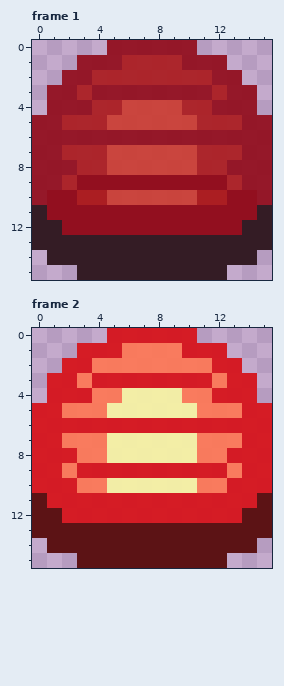
One commit to this pixel-art file: assets/sprites/ui/alarm.aseprite. Above: the version before the commit.
16x16 pixels, 2 frames. Shown: frame 1, frame 2.
The same view after the edit:
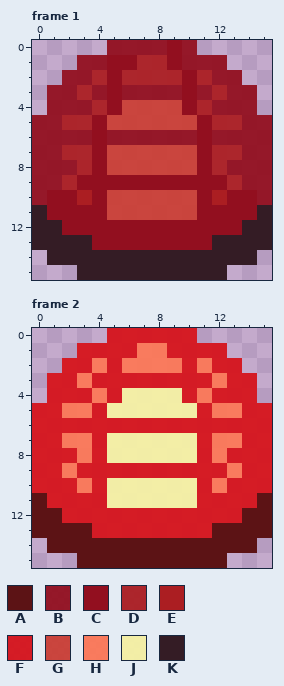
Palette (. is transparent): A #5c1315  B #920f1ff0  C #920f1f  D #ab1e22f0  E #ab1e22  F #d6131bf0  G #ca3f35f0  H #fc7857f0  J #f6f2a4f0  K #341c25
What changed:
Frame 1:
Colour B gives way to colour C in row 0 at x 9; in row 1 at x 5; in row 3 at x 5 and 10; in row 6 at x 4 and 11.
Colour D gives way to colour C in row 1 at x 6 and 9; in row 2 at x 5 and 10; in row 4 at x 5 and 10; in row 5 at x 4 and 11; in rows 7 to 8 at x 4 and 11.
Colour E gives way to colour C in row 10 at x 4 and 11.
Colour K gives way to colour C in row 13 at x 4 to 11.
Colour C gives way to colour G in row 11 at x 5 to 10.
Frame 2:
Colour A gives way to colour F in row 13 at x 4 to 11.
Colour H gives way to colour F in row 1 at x 6 and 9; in row 2 at x 5 and 10; in row 4 at x 5 and 10; in row 5 at x 4 and 11; in rows 7 to 8 at x 4 and 11; in row 10 at x 4 and 11.
Colour F gives way to colour J in row 11 at x 5 to 10.
Boxes around the changes in both pictures, in picture pixels (x1, y1, x2, y2):
changed: (92, 40, 212, 250)
changed: (92, 343, 212, 538)
